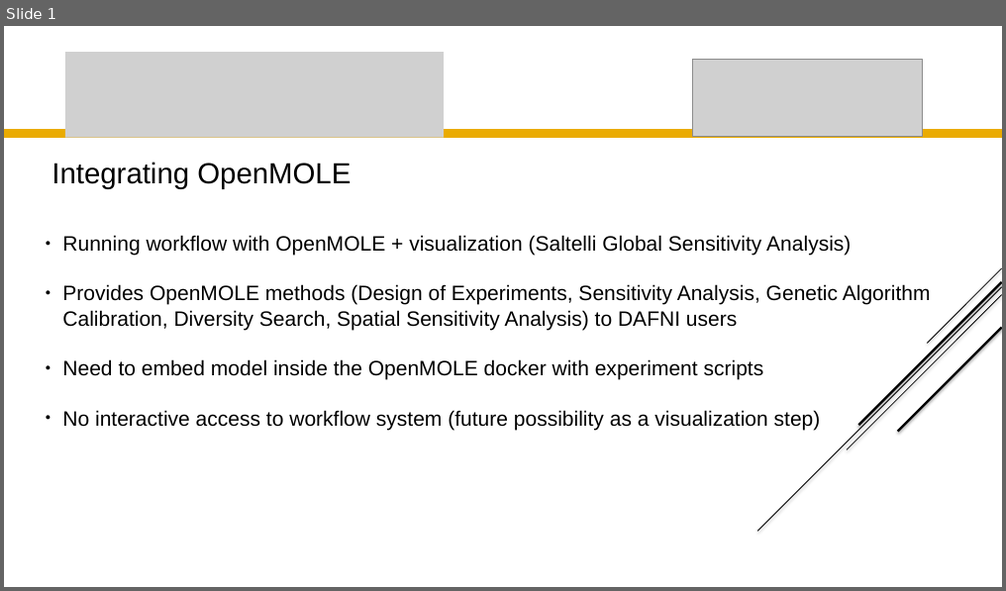
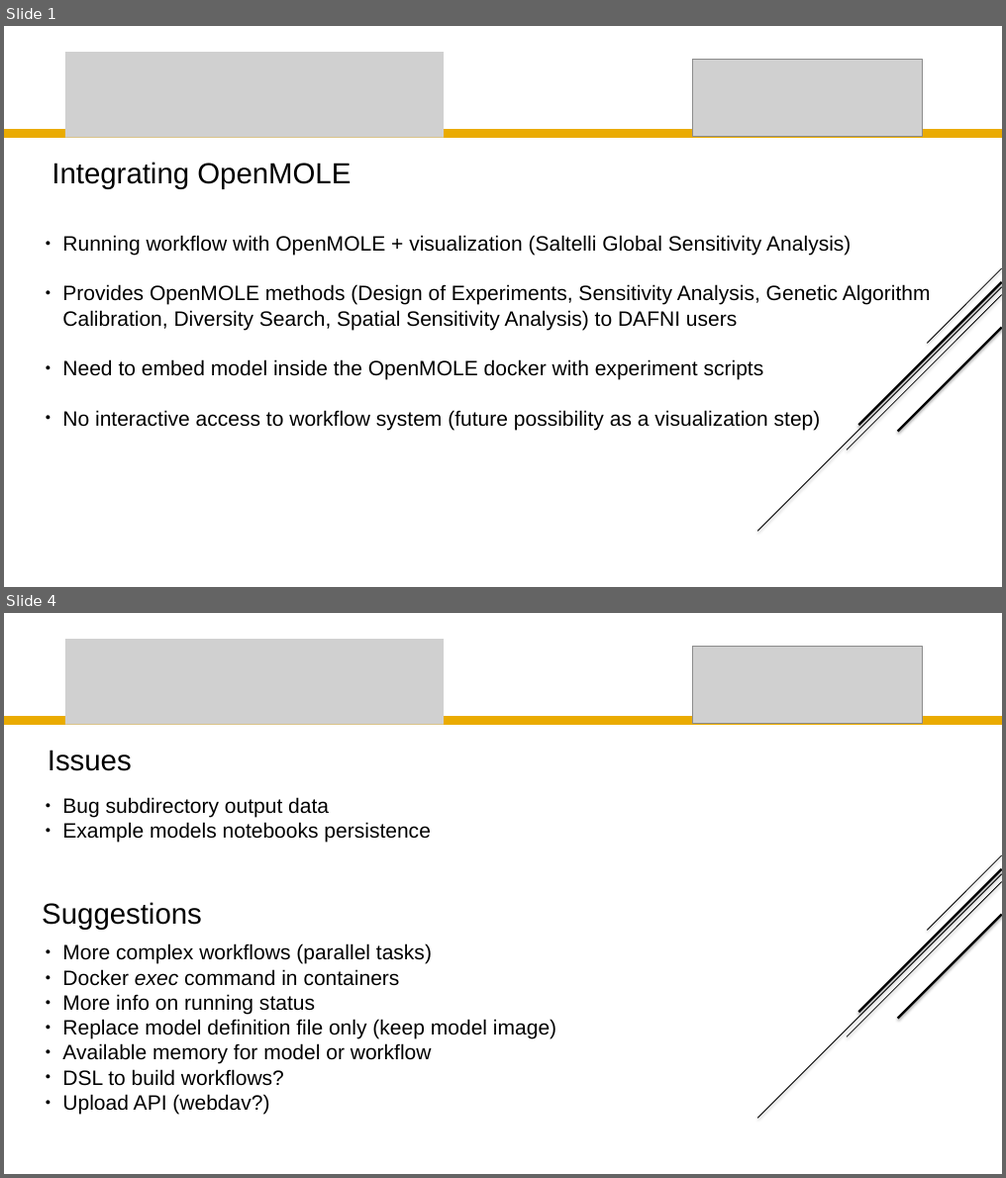
Before and after one commit to JusteRaimbault/UrbanDynamics, a slide deck: Docs/Seminars/20201001_DAFNI/DAFNI_ChampionFollowup_Raimbault.pptx. Shown one above the other, each under a label of ours: slide 1 before the commit, slides 1 and 4 after it; the slides between them are not shown. The pictures are 1006x591 and 1006x1178 pixels, drawn with LibreOffice and Linux fonts; fonts in the diff are those of the drawing; grey boxes stand for pictures; background and template pictures are left out. Boxes give left, top, right and bottom in pixels: in the first picture for what was removed or moved away, otherwise in the second. Text is boxed around its words. In the diff, an @@ line names an element or a change of style, - is before the commit and + after.

```diff
--- a/Docs/Seminars/20201001_DAFNI/DAFNI_ChampionFollowup_Raimbault.pptx
+++ b/Docs/Seminars/20201001_DAFNI/DAFNI_ChampionFollowup_Raimbault.pptx
@@ slide 4 added at [4, 613, 1002, 1174], background #FFFFFF; not listed: 5 template elements that a slide beside it also shows @@
@@ picture added at [65, 639, 444, 725] @@
@@ picture added at [692, 646, 922, 723] @@
@@ freeform shape added at [4, 716, 1002, 725], fill #EAAB00 @@
@@ text added at [48, 750, 132, 771], 28 pt, text #000000 @@
+Issues
@@ text added at [62, 797, 430, 842], 20 pt, text #000000 @@
+● Bug subdirectory output data
+● Example models notebooks persistence
@@ text added at [42, 902, 202, 930], 28 pt, text #000000 @@
+Suggestions
@@ text added at [62, 944, 556, 1114], 20 pt, text #000000 @@
+● More complex workflows (parallel tasks)
+● Docker exec command in containers
+● More info on running status
+● Replace model definition file only (keep model image)
+● Available memory for model or workflow
+● DSL to build workflows?
+● Upload API (webdav?)
```
Also in this commit, not shown: 2 other slides added, 9 other files.
